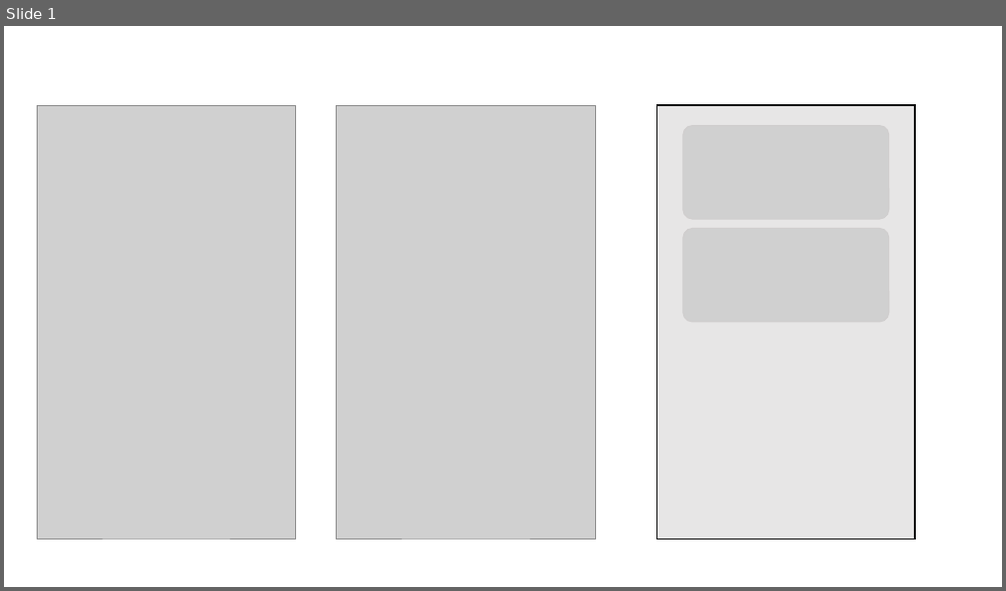
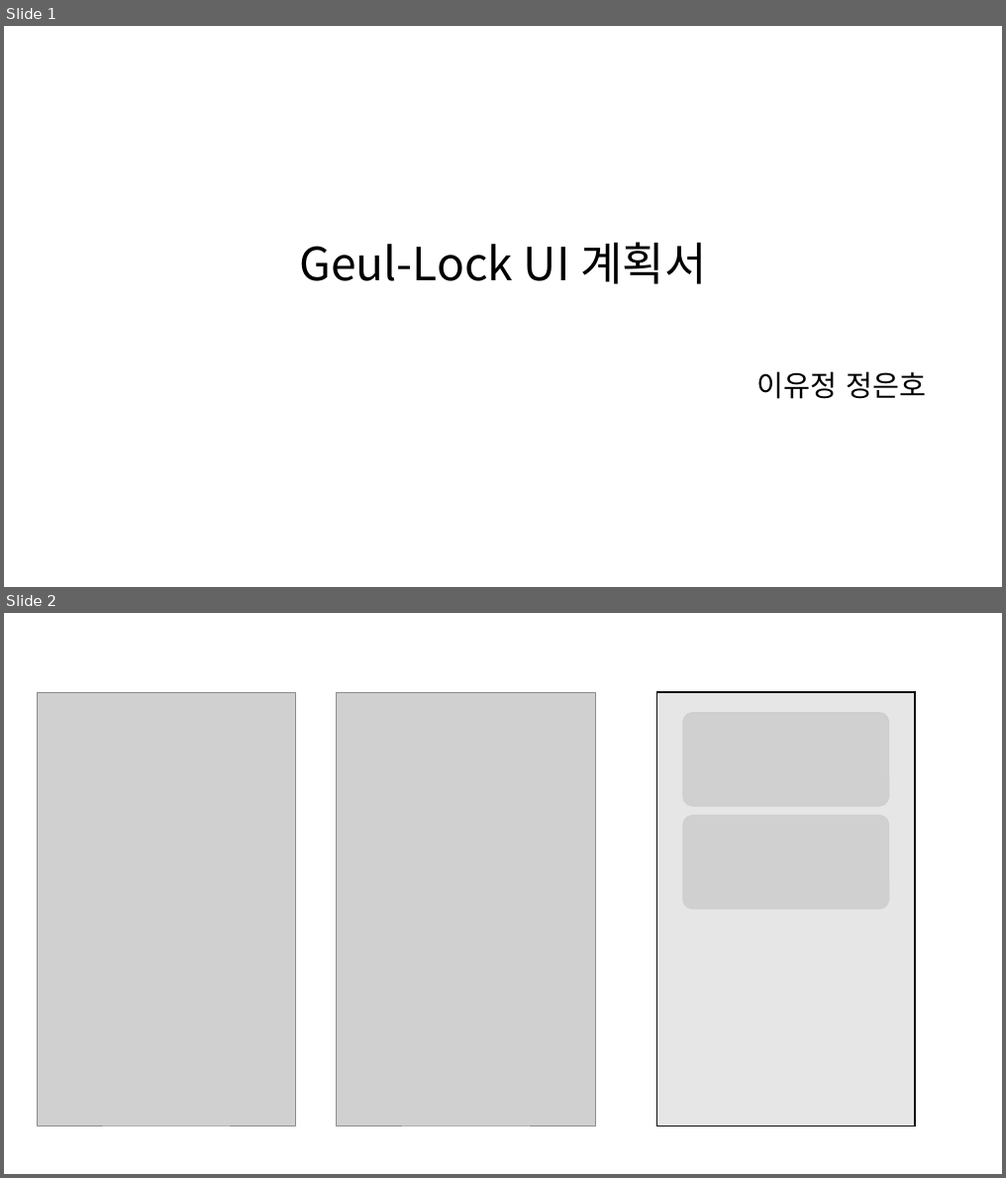
Before and after one commit to NoGaBi/Geul_Lock, a slide deck: UX_UI.pptx. Shown one above the other, each under a label of ours: slide 1 before the commit, slides 1 and 2 after it. The pictures are 1006x591 and 1006x1178 pixels, drawn with LibreOffice and Linux fonts; fonts in the diff are those of the drawing; grey boxes stand for pictures. Boxes give left, top, right and bottom in pixels: in the first picture for what was removed or moved away, otherwise in the second. Text is boxed around its words. In the diff, an @@ line names an element or a change of style, - is before the commit and + after.

```diff
--- a/UX_UI.pptx
+++ b/UX_UI.pptx
@@ slide 1 added at [4, 26, 1002, 587], background #FFFFFF @@
@@ title added at [299, 242, 706, 284], 44 pt, text #000000 @@
+Geul-Lock UI 계획서
@@ text added at [757, 372, 926, 399], 28 pt, text #000000 @@
+이유정 정은호
@@ what was slide 1 is now slide 2 @@
```
Also in this commit, not shown: 1 other slide added, 1 other file.
